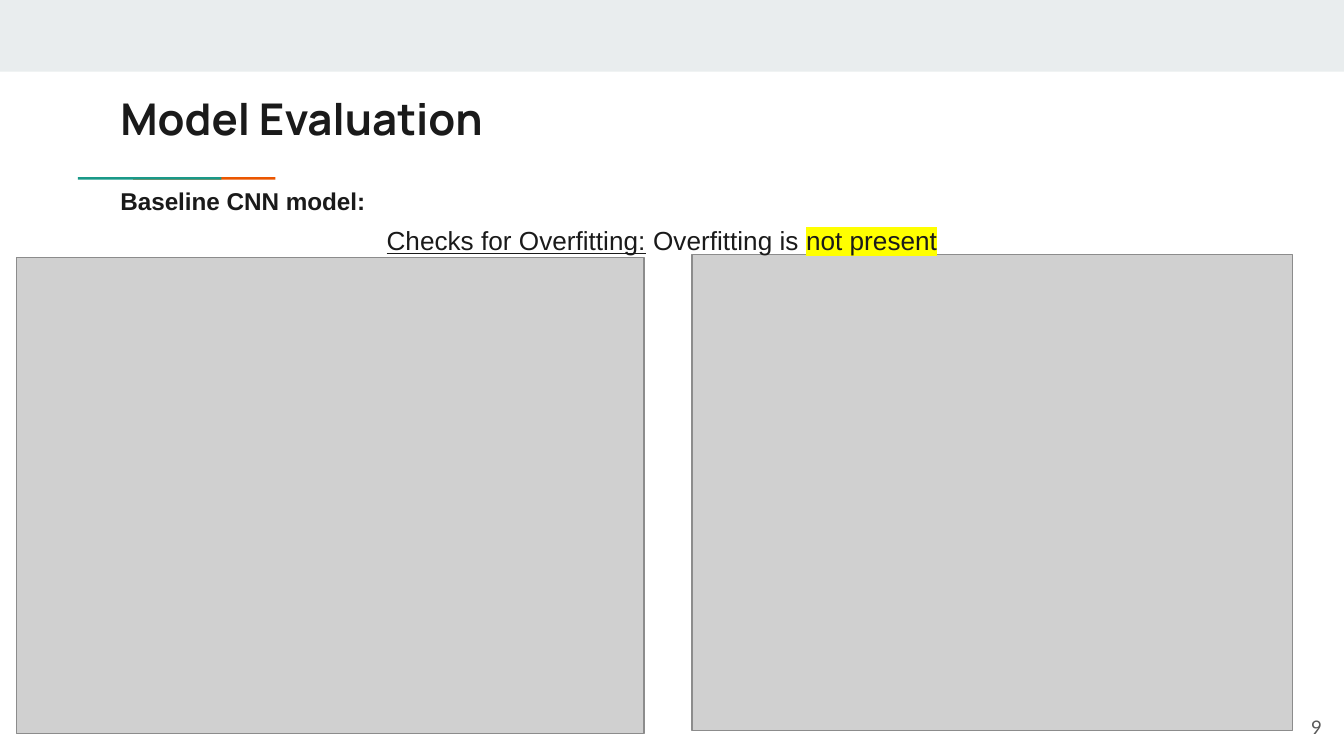
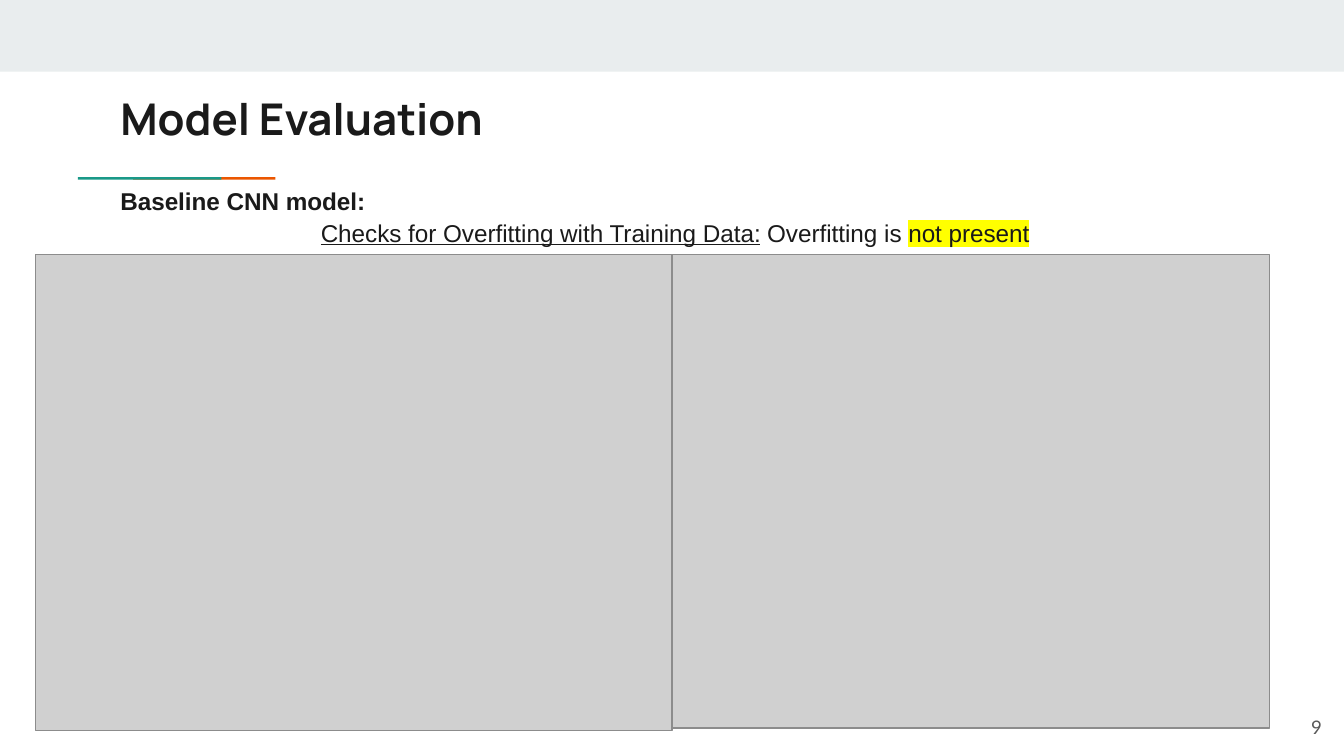
Before and after one commit to vamshig21/Machine-Learning-Predictive-Analytics-Project, a slide deck: slide 9 of Presentation_project_Image_Classification_vg.pptx. Drawn at 1344x756 pixels with LibreOffice and Linux fonts; fonts in the diff are those of the drawing; grey boxes stand for pictures. Boxes give left, top, right and bottom in pixels: in the first picture for what was removed or moved away, otherwise in the second. Text is boxed around its words. In the diff, an @@ line names an element or a change of style, - is before the commit and + after.

```diff
--- a/Presentation_project_Image_Classification_vg.pptx
+++ b/Presentation_project_Image_Classification_vg.pptx
@@ text at <box>321,222,1030,247</box>: text changed; size 14 to 12.9 pt @@
-Checks for Overfitting: Overfitting is not present
+Checks for Overfitting with Training Data: Overfitting is not present
@@ picture: place and size @@
-picture at <box>16,258,644,734</box>
+picture at <box>35,255,672,731</box>
@@ picture: place and size @@
-picture at <box>692,255,1293,731</box>
+picture at <box>672,255,1269,728</box>
```
Also in this commit, not shown: 11 other slides changed.
